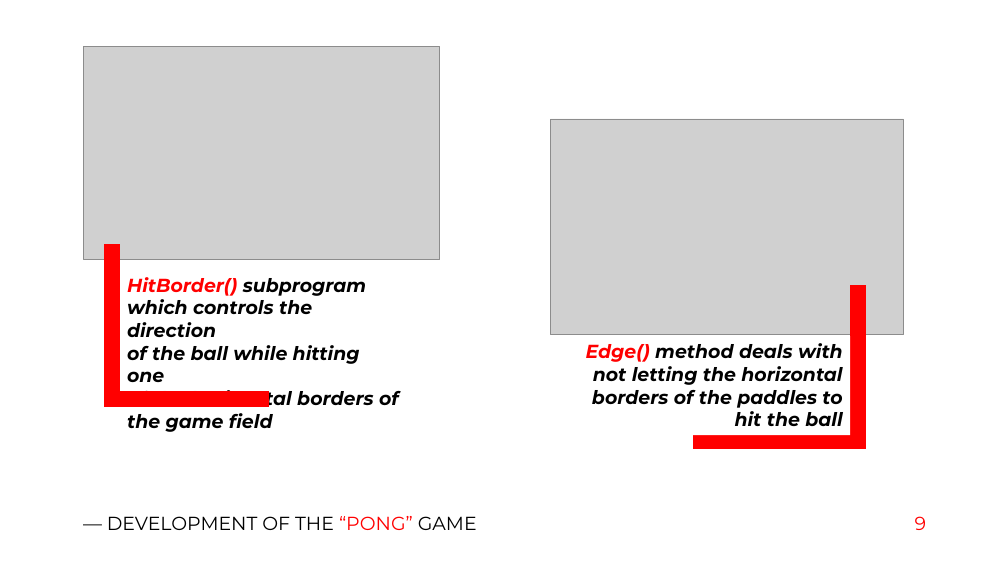
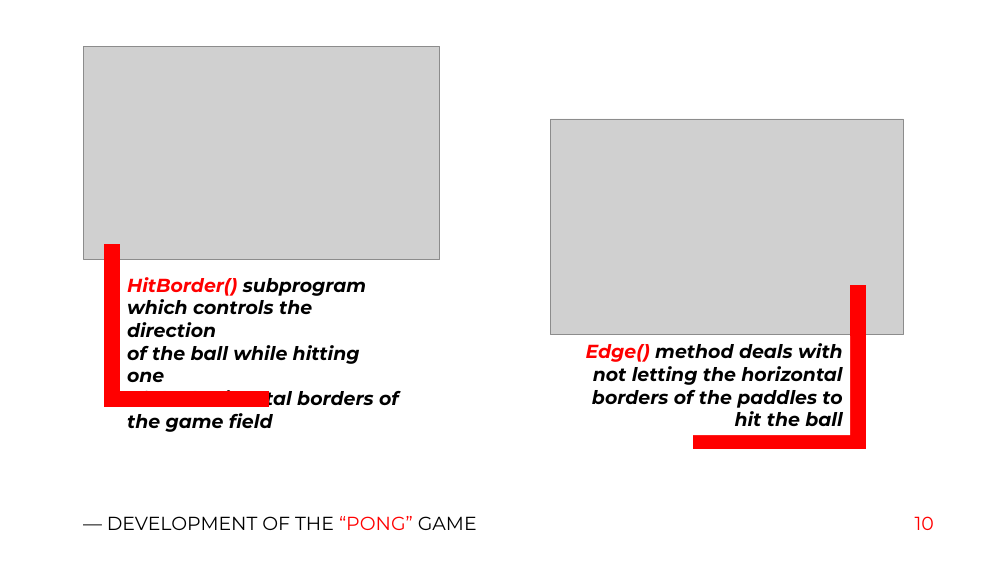
Before and after one commit to ddatsenko/PongGame, a slide deck: slide 10 of Presentation.pptx (slide 9 before the commit). Drawn at 1008x567 pixels with LibreOffice and Linux fonts; fonts in the diff are those of the drawing; grey boxes stand for pictures. Boxes give left, top, right and bottom in pixels: in the first picture for what was removed or moved away, otherwise in the second. Text is boxed around its words. In the diff, an @@ line names an element or a change of style, - is before the commit and + after.

```diff
--- a/Presentation.pptx
+++ b/Presentation.pptx
@@ text in rectangle at box(107, 516, 934, 530): text changed @@
-— DEVELOPMENT OF THE “PONG” GAME 9
+— DEVELOPMENT OF THE “PONG” GAME 10
```
Also in this commit, not shown: 1 other slide changed, 1 other file.
